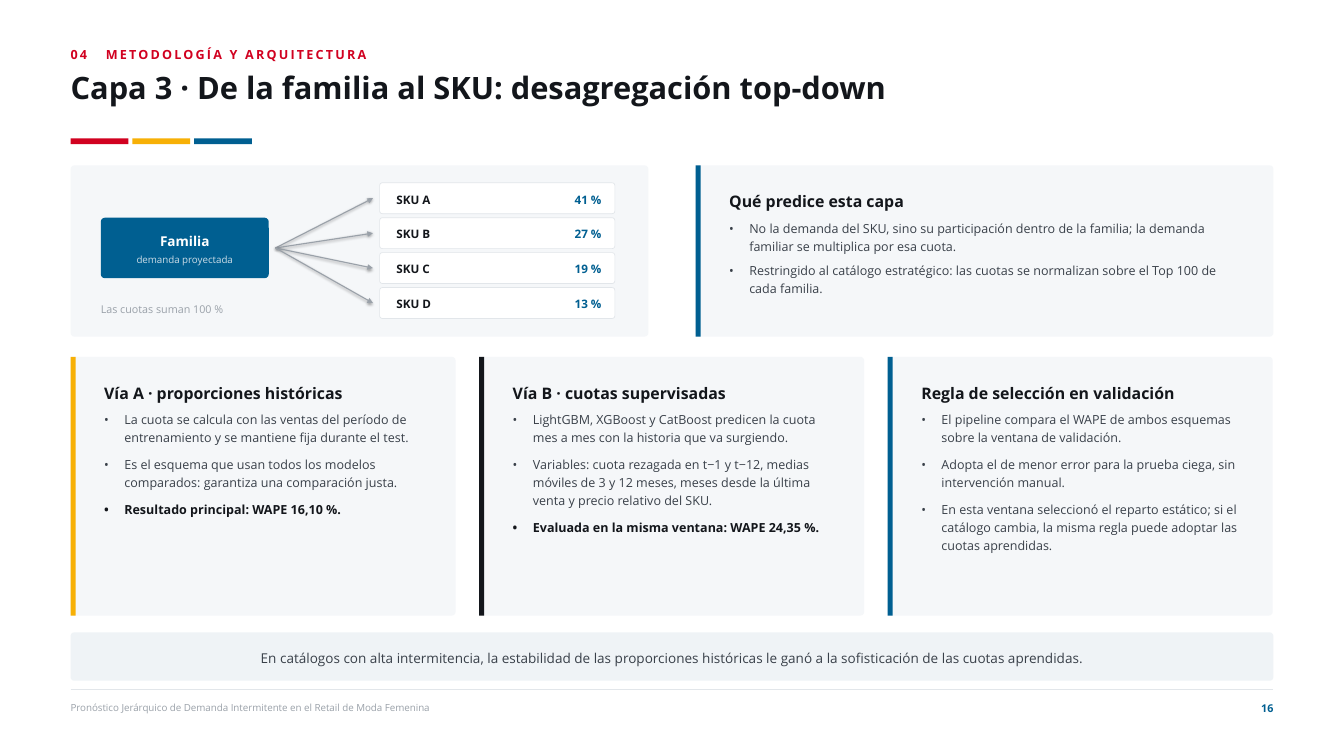
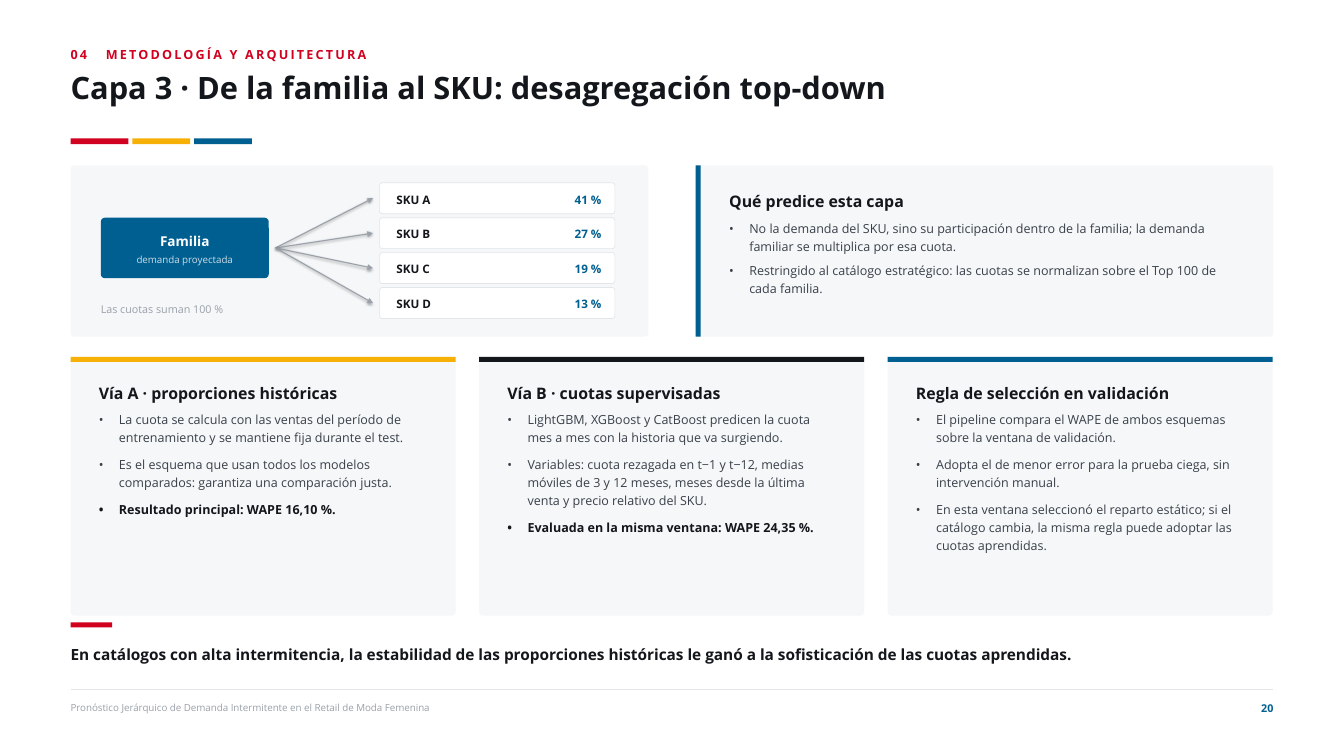
Before and after one commit to joako0o/PPT, a slide deck: slide 20 of Defensa_Tesis_Estructurada.pptx (slide 16 before the commit). Drawn at 1344x756 pixels with LibreOffice and Linux fonts; fonts in the diff are those of the drawing. Boxes give left, top, right and bottom in pixels: in the first picture for what was removed or moved away, otherwise in the second. Text is boxed around its words. In the diff, an @@ line names an element or a change of style, - is before the commit and + after.

Commit message:
Rediseño de ritmo visual: rompe el patrón de plantilla
- Seis separadores de sección casi en blanco (número gigante + barra tricolor),
  uno por bloque de la agenda: dan respiro y marcan el cambio de tema
- Once banners azules sustituidos por cierre tipográfico sin caja (regla corta de
  color + frase): el banner sólido queda reservado a dos momentos de énfasis
- Acento superior en vez de barra lateral en el bloque metodológico, para variar
  la textura de las tarjetas a mitad del deck
- Lámina de pregunta e hipótesis rediseñada en clave editorial: sin cajas, con
  reglas finas, aire y tipografía mayor
- Notas del orador remapeadas a las nuevas posiciones

```diff
--- a/Defensa_Tesis_Estructurada.pptx
+++ b/Defensa_Tesis_Estructurada.pptx
@@ rectangle resized from (x1=71, y1=357, x2=75, y2=616) to (x1=71, y1=357, x2=456, y2=362) @@
@@ rectangle resized from (x1=479, y1=357, x2=484, y2=616) to (x1=479, y1=357, x2=864, y2=362) @@
@@ rectangle resized from (x1=888, y1=357, x2=892, y2=616) to (x1=888, y1=357, x2=1273, y2=362) @@
@@ text "Vía A · proporciones históricas" moved from (x1=104, y1=387, x2=408, y2=517) to (x1=99, y1=387, x2=403, y2=517) @@
@@ text "Vía B · cuotas supervisadas" moved from (x1=513, y1=387, x2=816, y2=534) to (x1=507, y1=387, x2=811, y2=534) @@
@@ text "Regla de selección en validación" moved from (x1=921, y1=387, x2=1237, y2=553) to (x1=916, y1=387, x2=1232, y2=553) @@
@@ rectangle added at (x1=71, y1=622, x2=112, y2=627), fill #D10120 @@
@@ text "En catálogos con alta intermitencia, ..." moved from (x1=261, y1=652, x2=1083, y2=666) to (x1=71, y1=648, x2=1071, y2=664) @@
@@ text "En catálogos con alta intermitencia, ..." at (x1=71, y1=648, x2=1071, y2=664): size 14.5 to 16.5 pt, text colour #394049 to #13161B, bold on; alignment centre to left; line spacing 1.18 to 1.28; vertical alignment middle to top @@
@@ rounded rectangle removed at (x1=71, y1=632, x2=1273, y2=681) @@
@@ text at (x1=1261, y1=704, x2=1273, y2=712): text changed @@
-16
+20
```
Also in this commit, not shown: 35 other slides changed, 6 slides added, 4 other files.
